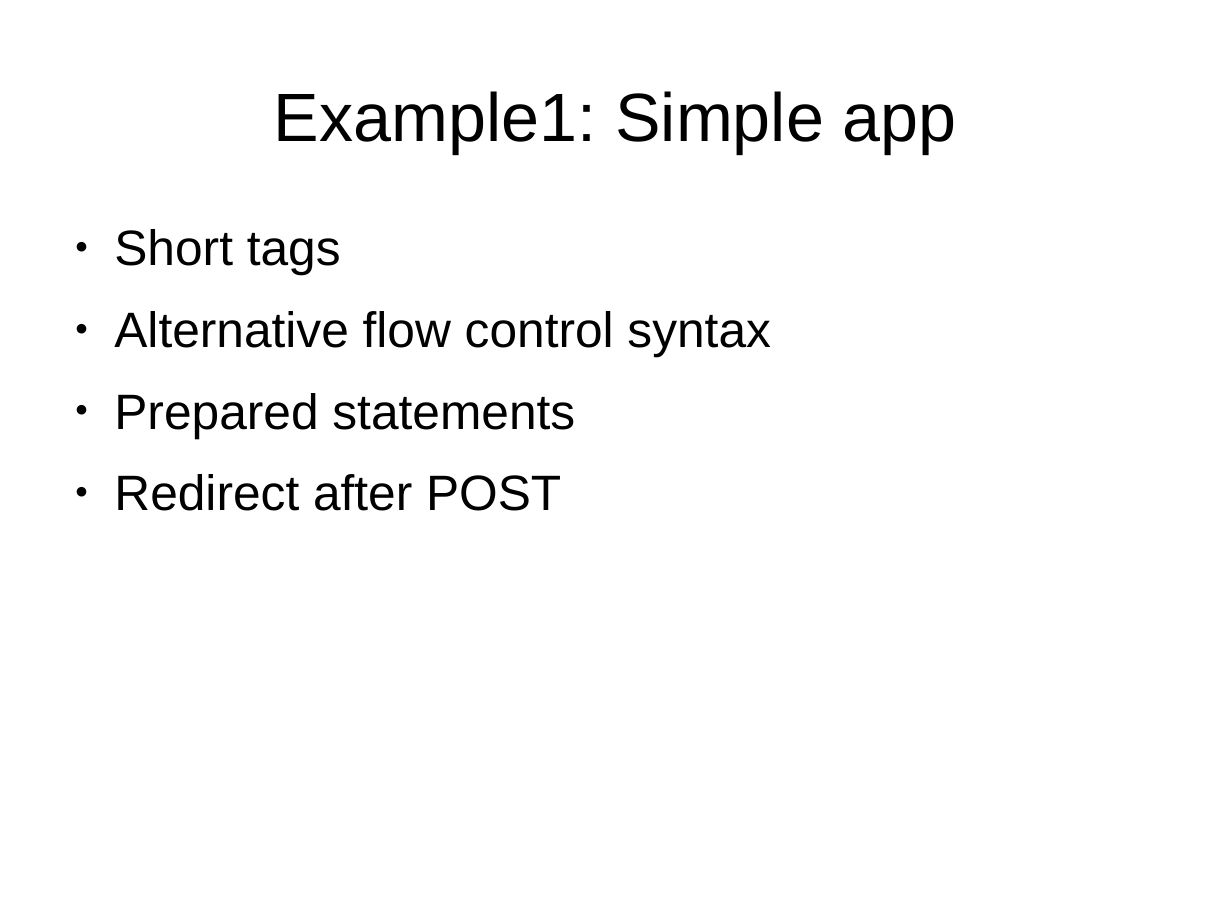
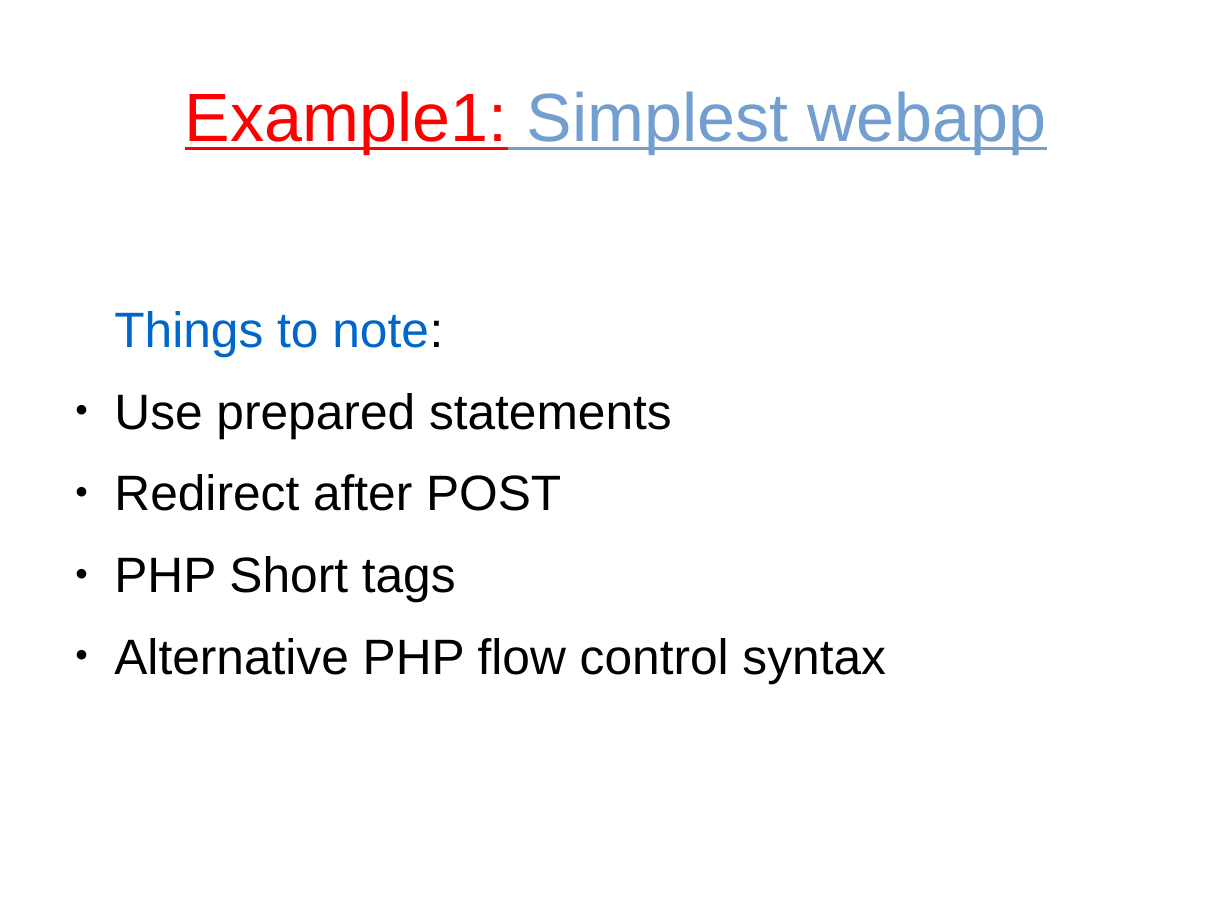
Before and after one commit to tautvilas/frameworks-lecture, a slide deck: slide 3 of doc/presentation.odp (slide 1 before the commit). Drawn at 1232x924 pixels with LibreOffice and Linux fonts; fonts in the diff are those of the drawing. Boxes give left, top, right and bottom in pixels: in the first picture for what was removed or moved away, otherwise in the second. Text is boxed around its words. In the diff, an @@ line names an element or a change of style, - is before the commit and + after.

Commit message:
update presentation

```diff
--- a/doc/presentation.odp
+++ b/doc/presentation.odp
@@ title at bbox=[185, 91, 1046, 153]: text changed; text colour #000000 to #729FCF @@
-Example1: Simple app
+Example1: Simplest webapp
@@ text at bbox=[114, 311, 672, 438]: text changed @@
-● Short tags
-● Alternative flow control syntax
-● Prepared statements
+Things to note:
+● Use prepared statements
@@ text at bbox=[114, 556, 886, 683]: paragraphs added @@
+● PHP Short tags
+● Alternative PHP flow control syntax
```
Also in this commit, not shown: 3 other slides changed, 7 slides added, 4 slides removed.
